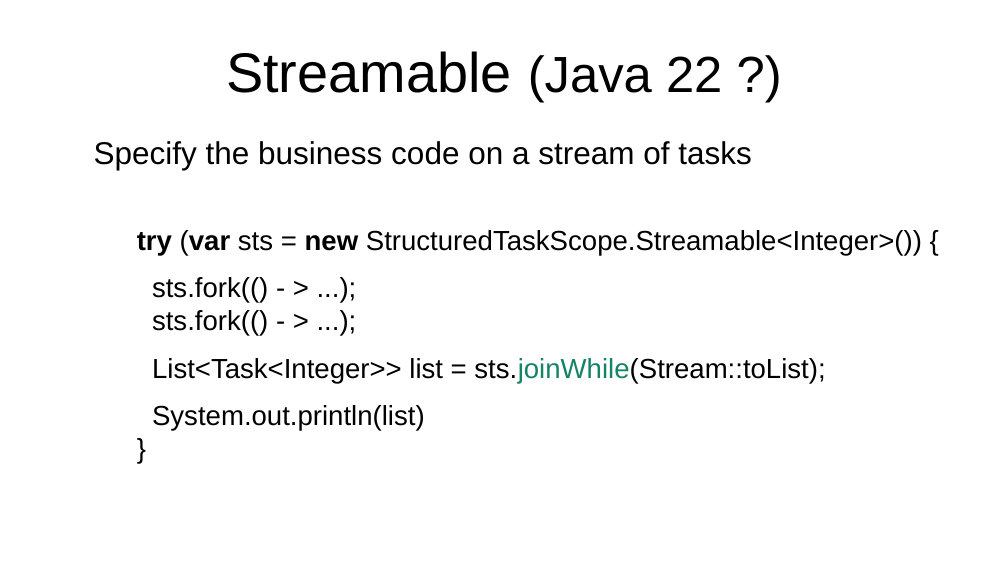
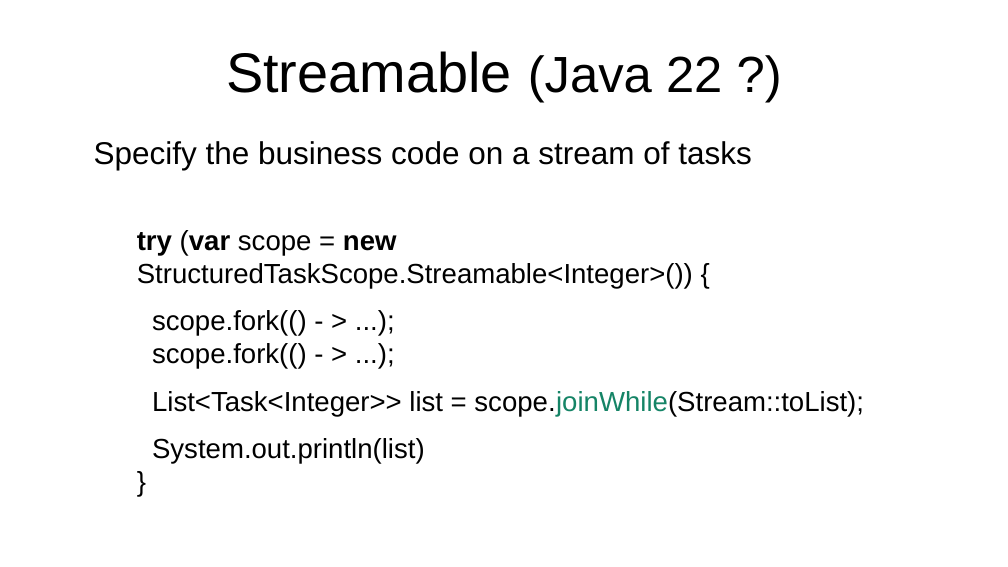
Before and after one commit to forax/java-21-demo, a slide deck: slide 44 of Java 21 add sparkle to your life.odp. Drawn at 1008x567 pixels with LibreOffice and Linux fonts; fonts in the diff are those of the drawing. Boxes give left, top, right and bottom in pixels: in the first picture for what was removed or moved away, otherwise in the second. Text is boxed around its words. In the diff, an @@ line names an element or a change of style, - is before the commit and + after.

Commit message:
Use scope as variable

```diff
--- a/Java 21 add sparkle to your life.odp
+++ b/Java 21 add sparkle to your life.odp
@@ text at box(137, 230, 864, 416): text changed @@
-  try (var sts = new StructuredTaskScope.Streamable<Integer>()) {
-  sts.fork(() - > ...);
-  sts.fork(() - > ...);
-  List<Task<Integer>> list = sts.joinWhile(Stream::toList);
+  try (var scope = new StructuredTaskScope.Streamable<Integer>()) {
+  scope.fork(() - > ...);
+  scope.fork(() - > ...);
+  List<Task<Integer>> list = scope.joinWhile(Stream::toList);
```
Also in this commit, not shown: 7 other slides changed, 3 other files.
